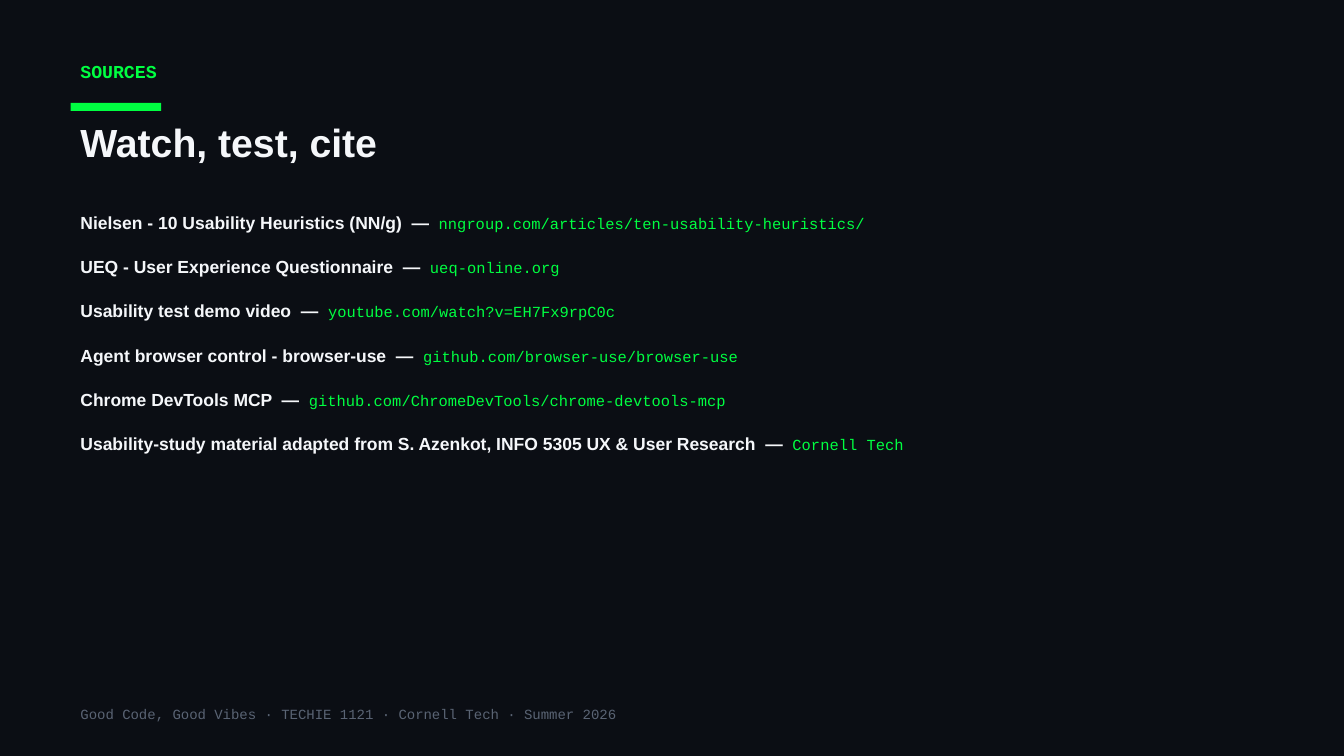
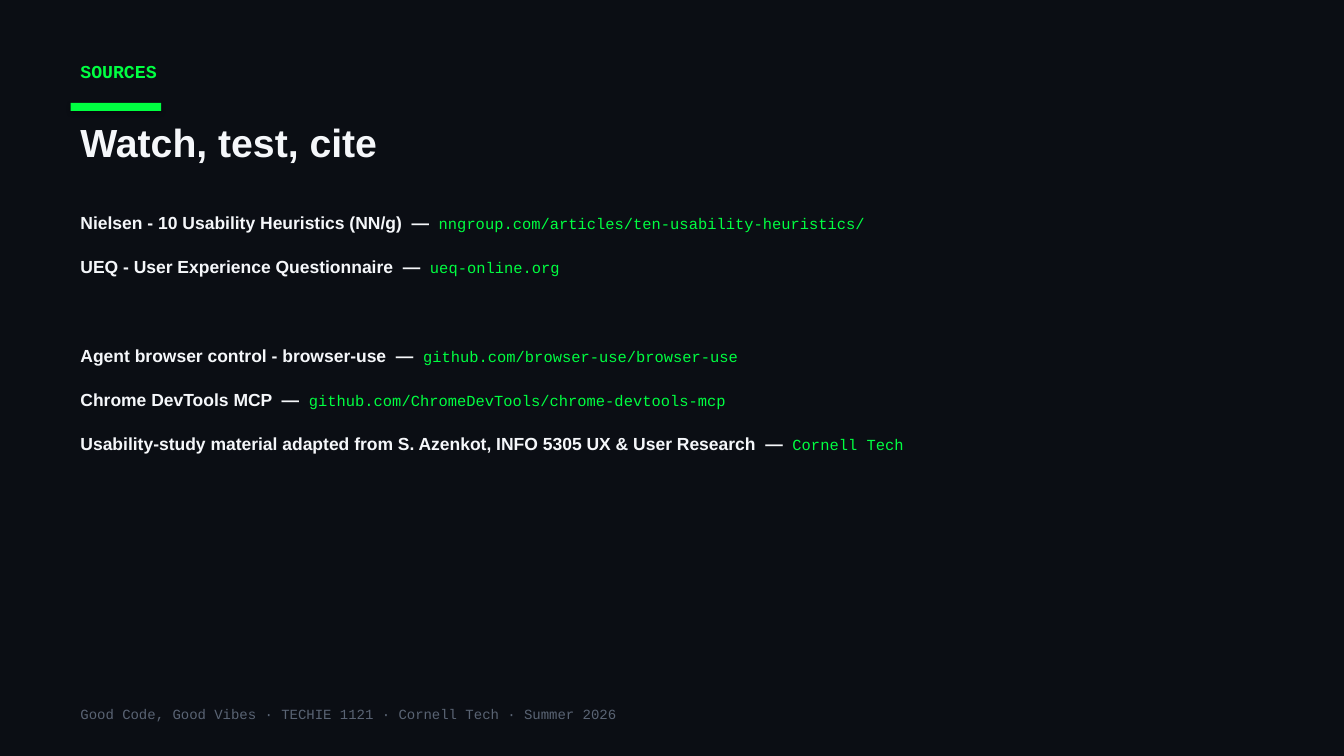
Before and after one commit to Cornell-Tech-Vibe-Coding-Summer-2026/website, a slide deck: slide 36 of slides/Week3-Mon-User-Testing-I.pptx (slide 15 before the commit). Drawn at 1344x756 pixels with LibreOffice and Linux fonts; fonts in the diff are those of the drawing. Boxes give left, top, right and bottom in pixels: in the first picture for what was removed or moved away, otherwise in the second. Text is boxed around its words. In the diff, an @@ line names an element or a change of style, - is before the commit and + after.

Commit message:
Publish Week 3 usability testing materials

```diff
--- a/slides/Week3-Mon-User-Testing-I.pptx
+++ b/slides/Week3-Mon-User-Testing-I.pptx
@@ text removed at <box>80,304,615,321</box> @@
-Usability test demo video — youtube.com/watch?v=EH7Fx9rpC0c
```
Also in this commit, not shown: 13 other slides changed, 21 slides added, 2 slides removed, 3 other files.
